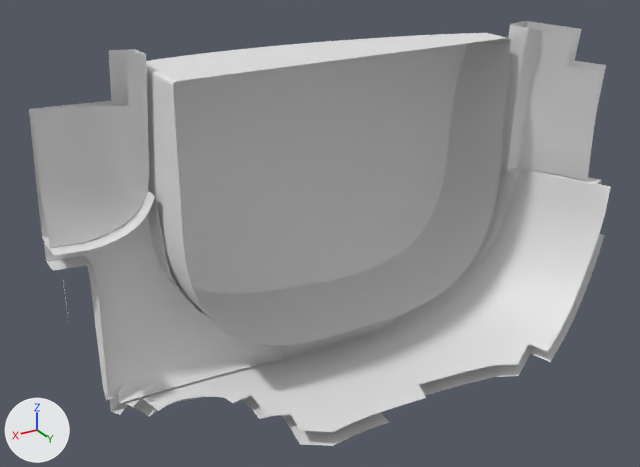
An edit to the OBJ model PadForge.App/3DModels/DualSense/Edge/L1.obj, drawn before and after from the same camera.
Before and after are seen from a camera (50 mm lens) standing at (-22.5, -3.0, 8.6) and looking at (-48.0, -45.5, -12.6). The axes (+X, +Y, +Z) are drawn at lower left. The lights are the same throughout. The first picture is the older version. Where no turn or scale is listed for an object, it has been applied to the vertices. Vertices at exactly the same position are counted once.

Names of what the first picture shows: 'L1'.
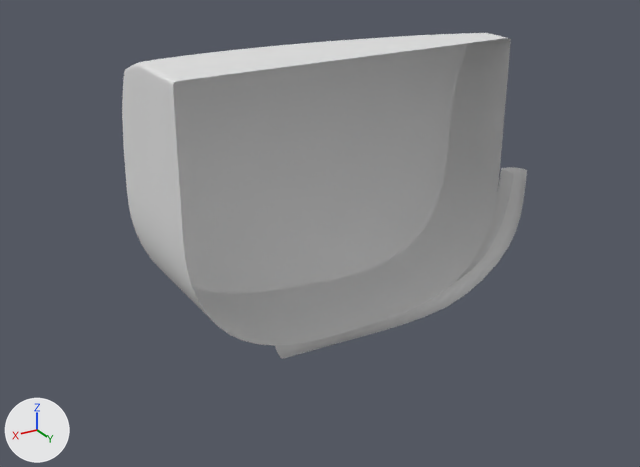
Pixel boxes (x1, y1, x2, y2) of what changed, in the pictures (640 x 467 px):
'L1', reshaped (30% narrower, 23% shorter): before (29, 21, 611, 446); after (122, 33, 527, 359)
part 1 of me_l1, deleted: before (110, 168, 611, 446)
part 2 of me_l1, deleted: before (29, 49, 282, 403)
part 3 of me_l1, deleted: before (500, 21, 606, 181)

The change in detail:
me_l1 is used by ob_l1; location (0.0, 0.0, 0.0).
me_l1 had 3381 vertices, 3195 faces and spanned x -65.8..-32.7, y -53.4..-37.0, z -22.7..-0.8.
me_l1 now has 2171 vertices, 2096 faces and spans x -62.9..-38.6, y -53.4..-43.6, z -21.0..-1.8.
me_l1 part 1: the loose piece of 656 vertices spanning x -65.8..-34.7, y -49.5..-37.0, z -22.7..-10.7 is deleted.
me_l1 part 2: the loose piece of 427 vertices spanning x -45.6..-32.7, y -50.7..-46.1, z -21.0..-0.8 is deleted.
me_l1 part 3: the loose piece of 121 vertices spanning x -65.3..-61.1, y -45.7..-39.2, z -10.7..-1.0 is deleted.
Other edits to the shape of me_l1 do not show in these pictures.
